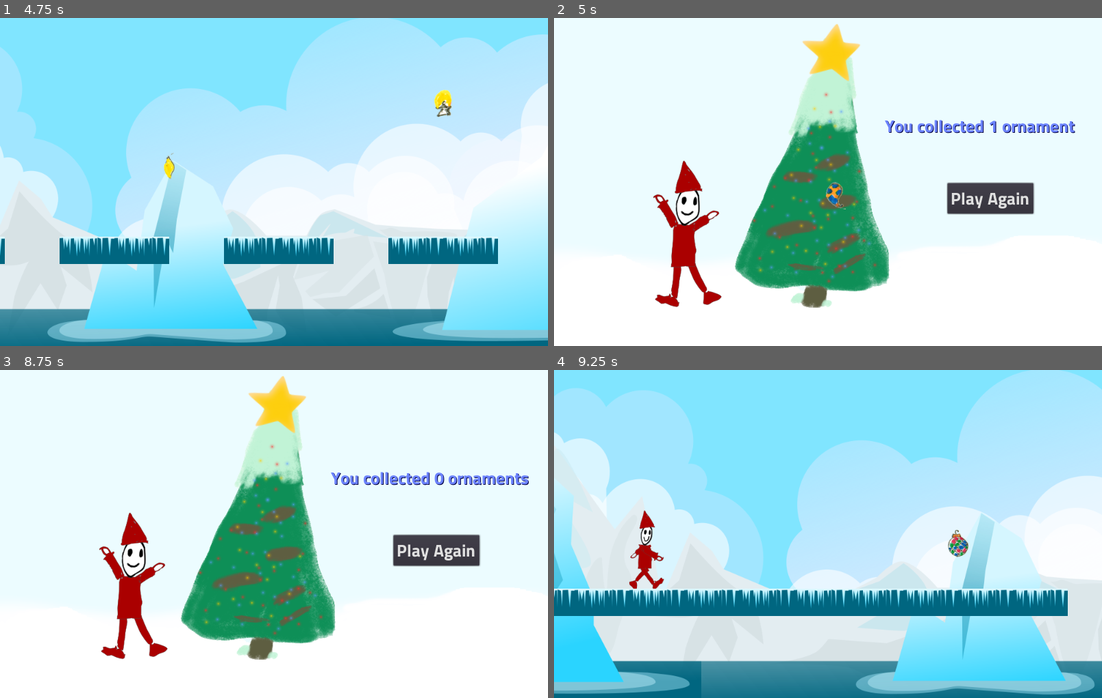
Above: before the commit, frames 1-4 (two rows, left to right).
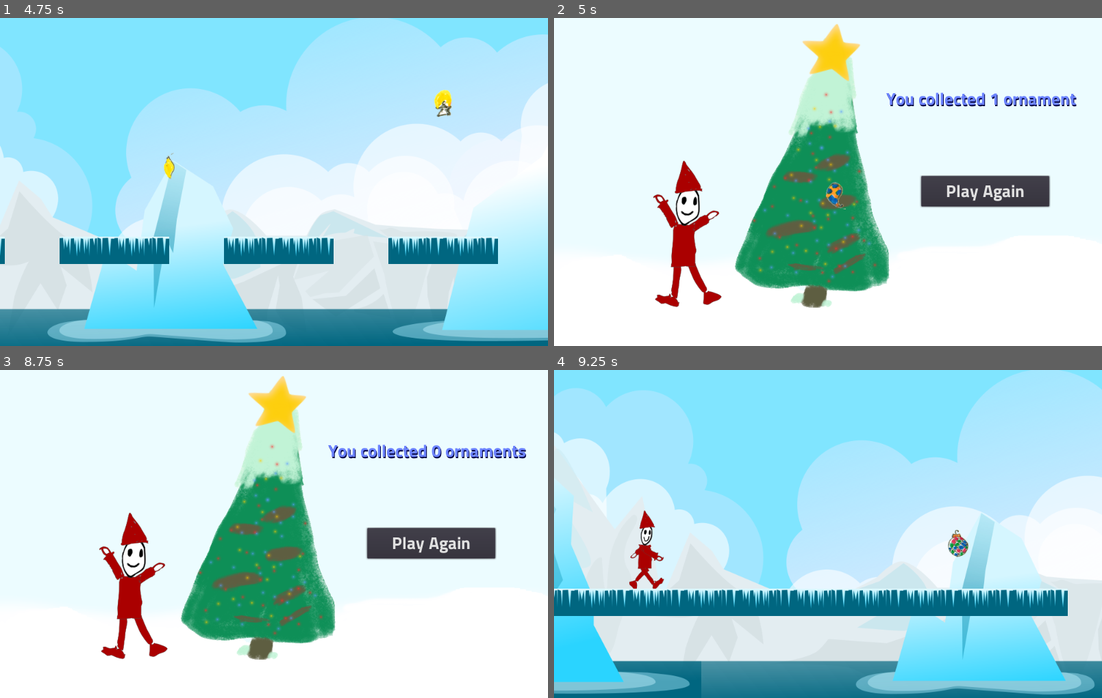
Above: after the commit, the same moments.

Repository: the-g-force/FamJam-December2020
Game: Godot game, scene res://src/SplashScreen.tscn
Same seed, same stepped clock (60 frames per second), same inputs: the game is played once before the commit and once after it. Sound files missing from this copy of the repository are replaced by a short silence.
Inputs (mouse positions are in pixels of both pictures, inside the frame that each line leads up to):
- Up to frame 1 (4.75 s): tap Enter at 0.5 s; move the mouse to (394, 165) at 0.52 s; click (394, 165) at 0.67 s; tap Space (jump) at 0.77, 2.27, 3.77, 4.52 s; click "PLAY" at 1.25 s; move the mouse to (164, 198) at 2.02 s; click (164, 198) at 2.17 s; move the mouse to (328, 109) at 2.77 s; click (328, 109) at 2.92 s; move the mouse to (246, 247) at 3.52 s; click (246, 247) at 3.67 s; move the mouse to (438, 231) at 4.27 s; click (438, 231) at 4.42 s
- Up to frame 2 (5 s): no input
- Up to frame 3 (8.75 s): click "Play Again" at 5 s; move the mouse to (109, 484) at 5.77 s; click (109, 484) at 5.92 s; tap Space (jump) at 6.02, 7.52, 8.27 s; move the mouse to (301, 534) at 6.52 s; click (301, 534) at 6.67 s; move the mouse to (191, 452) at 7.27 s; click (191, 452) at 7.42 s; move the mouse to (394, 517) at 8.02 s; click (394, 517) at 8.17 s
- Up to frame 4 (9.25 s): click "Play Again" at 8.75 s

Frame 1 is identical in both runs. In frame 2, 3.6% of the frame differs, in the area x 60-96%, y 22-60%; in frame 3, 3.8%, in the area x 59-97%, y 22-60%; in frame 4, nothing differs.

Commit message:
Add yuletide greetings

Diff:
--- a/project/src/EndScreen.gd
+++ b/project/src/EndScreen.gd
@@ -2,11 +2,12 @@
 
 onready var _ornaments := $Ornaments
 onready var _tree_polygon := $TreePolygon
+onready var _score_label := $VBoxContainer/Label
 
 func _ready():
 	Jukebox.play_end_music()
 	var score :int= GameState.ornaments.size()
-	$Label.text = "You collected %d ornament%s" % [score, "" if score ==1 else "s"]
+	_score_label.text = "You collected %d ornament%s" % [score, "" if score ==1 else "s"]
 	for ornament in GameState.ornaments:
 			_ornaments.add_child(ornament)
 			var position := _generate_tree_position()
--- a/project/src/EndScreen.tscn
+++ b/project/src/EndScreen.tscn
@@ -1,14 +1,19 @@
-[gd_scene load_steps=6 format=2]
+[gd_scene load_steps=8 format=2]
 
 [ext_resource path="res://src/EndScreen.gd" type="Script" id=1]
 [ext_resource path="res://assets/tree.png" type="Texture" id=2]
 [ext_resource path="res://assets/fonts/TitilliumWeb-Bold.ttf" type="DynamicFontData" id=3]
+[ext_resource path="res://assets/fonts/Iceberg.ttf" type="DynamicFontData" id=4]
 
 [sub_resource type="DynamicFont" id=1]
 size = 32
 font_data = ExtResource( 3 )
 
 [sub_resource type="DynamicFont" id=2]
+size = 40
+font_data = ExtResource( 4 )
+
+[sub_resource type="DynamicFont" id=3]
 size = 32
 font_data = ExtResource( 3 )
 
@@ -22,28 +27,12 @@
 "_edit_lock_": true
 }
 
-[node name="Label" type="Label" parent="."]
-margin_left = 603.537
-margin_top = 172.233
-margin_right = 975.537
-margin_bottom = 222.233
+[node name="Button" type="Button" parent="."]
+margin_left = 669.905
+margin_top = 288.652
+margin_right = 903.905
+margin_bottom = 344.652
 custom_fonts/font = SubResource( 1 )
-custom_colors/font_color = Color( 0.423529, 0.513726, 1, 1 )
-custom_colors/font_outline_modulate = Color( 0, 0, 0, 1 )
-custom_colors/font_color_shadow = Color( 0.00392157, 0, 0.258824, 1 )
-custom_constants/shadow_offset_x = 1
-custom_constants/shadow_offset_y = 2
-text = "You collected N ornaments"
-__meta__ = {
-"_edit_use_anchors_": false
-}
-
-[node name="Button" type="Button" parent="."]
-margin_left = 717.797
-margin_top = 302.323
-margin_right = 874.797
-margin_bottom = 358.323
-custom_fonts/font = SubResource( 2 )
 text = "Play Again"
 __meta__ = {
 "_edit_use_anchors_": false
@@ -54,4 +43,42 @@
 [node name="TreePolygon" type="Polygon2D" parent="."]
 visible = false
 polygon = PoolVector2Array( 528.293, 31.7837, 613.146, 482.918, 328.889, 473.018, 501.423, 31.7837 )
+
+[node name="VBoxContainer" type="VBoxContainer" parent="."]
+margin_left = 571.652
+margin_top = 117.665
+margin_right = 987.652
+margin_bottom = 258.665
+__meta__ = {
+"_edit_use_anchors_": false
+}
+
+[node name="MerryMerry" type="Label" parent="VBoxContainer"]
+margin_left = 5.0
+margin_right = 411.0
+margin_bottom = 40.0
+size_flags_horizontal = 4
+custom_fonts/font = SubResource( 2 )
+custom_colors/font_color = Color( 1, 0.243137, 0.243137, 1 )
+text = "Merry Christmas!"
+__meta__ = {
+"_edit_use_anchors_": false
+}
+
+[node name="Label" type="Label" parent="VBoxContainer"]
+margin_left = 22.0
+margin_top = 44.0
+margin_right = 394.0
+margin_bottom = 94.0
+size_flags_horizontal = 4
+custom_fonts/font = SubResource( 3 )
+custom_colors/font_color = Color( 0.423529, 0.513726, 1, 1 )
+custom_colors/font_outline_modulate = Color( 0, 0, 0, 1 )
+custom_colors/font_color_shadow = Color( 0.00392157, 0, 0.258824, 1 )
+custom_constants/shadow_offset_x = 1
+custom_constants/shadow_offset_y = 2
+text = "You collected N ornaments"
+__meta__ = {
+"_edit_use_anchors_": false
+}
 [connection signal="pressed" from="Button" to="." method="_on_Button_pressed"]
